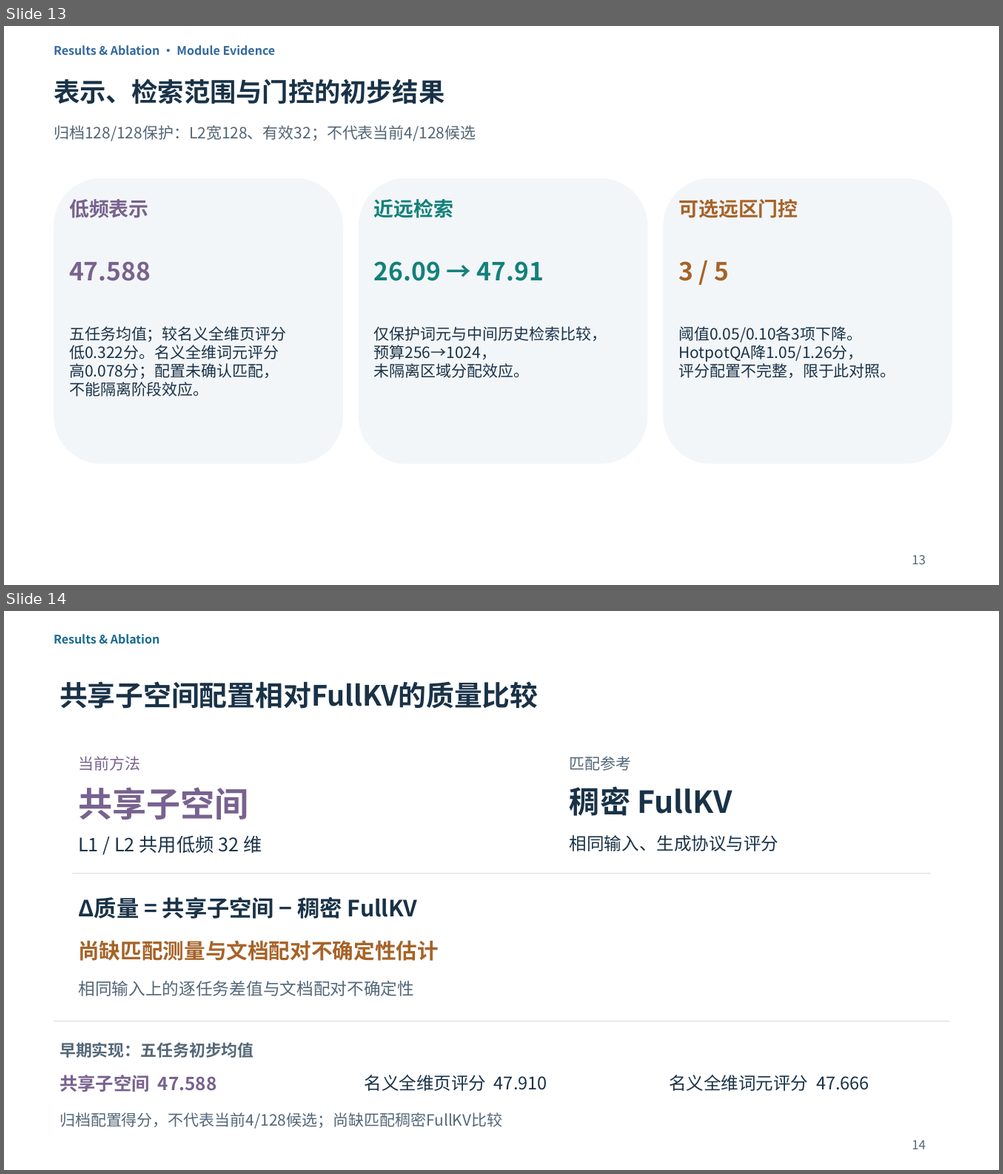
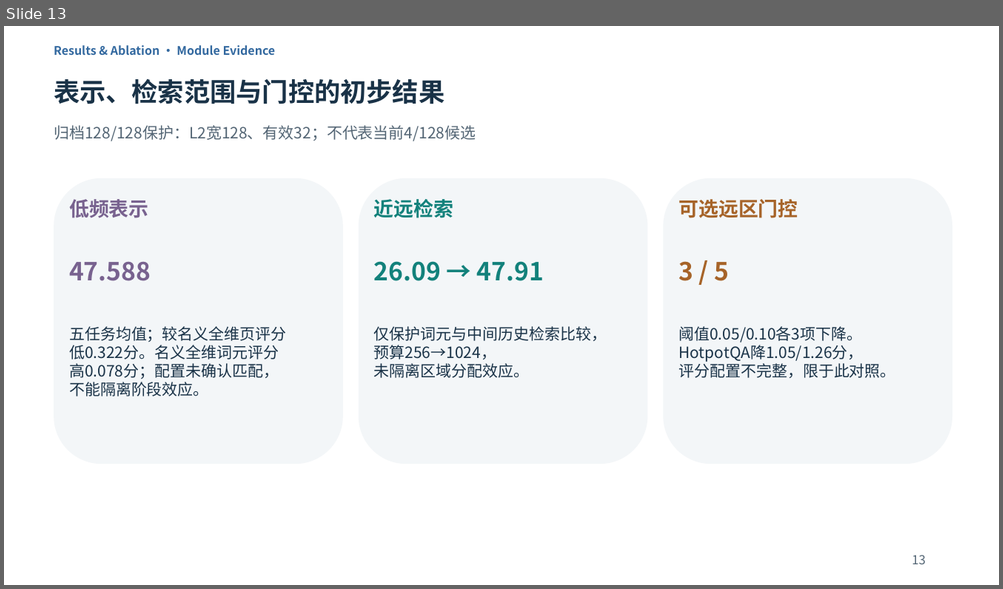
Before and after one commit to Chosen-David/two-level-attention, a slide deck: agent_doc/advice/dac_manuscript/presentation/TwoLevel_UserEdited_20261014.pptx. Shown one above the other, each under a label of ours: slides 13 and 14 before the commit, slide 13 after it. The pictures are 1003x1174 and 1003x589 pixels, drawn with LibreOffice and Linux fonts; fonts in the diff are those of the drawing. Boxes give left, top, right and bottom in pixels: in the first picture for what was removed or moved away, otherwise in the second. Text is boxed around its words. In the diff, an @@ line names an element or a change of style, - is before the commit and + after.

```diff
--- a/agent_doc/advice/dac_manuscript/presentation/TwoLevel_UserEdited_20261014.pptx
+++ b/agent_doc/advice/dac_manuscript/presentation/TwoLevel_UserEdited_20261014.pptx
@@ slide 14 removed at (x1=4, y1=611, x2=999, y2=1170), background #FFFFFF @@
@@ text removed at (x1=54, y1=634, x2=160, y2=644) @@
-Results & Ablation
@@ text removed at (x1=60, y1=681, x2=538, y2=709) @@
-共享子空间配置相对FullKV的质量比较
@@ text removed at (x1=78, y1=756, x2=140, y2=771) @@
-当前方法
@@ text removed at (x1=569, y1=756, x2=632, y2=771) @@
-匹配参考
@@ text removed at (x1=78, y1=787, x2=249, y2=820) @@
-共享子空间
@@ text removed at (x1=569, y1=786, x2=732, y2=816) @@
-稠密 FullKV
@@ text removed at (x1=78, y1=835, x2=262, y2=853) @@
-L1 / L2 共用低频 32 维
@@ text removed at (x1=569, y1=835, x2=778, y2=851) @@
-相同输入、生成协议与评分
@@ rectangle removed at (x1=73, y1=874, x2=930, y2=874) @@
@@ text removed at (x1=78, y1=897, x2=417, y2=919) @@
-Δ质量 = 共享子空间 − 稠密 FullKV
@@ text removed at (x1=78, y1=940, x2=438, y2=961) @@
-尚缺匹配测量与文档配对不确定性估计
@@ text removed at (x1=78, y1=981, x2=414, y2=997) @@
-相同输入上的逐任务差值与文档配对不确定性
@@ rectangle removed at (x1=54, y1=1022, x2=948, y2=1022) @@
@@ text removed at (x1=60, y1=1042, x2=254, y2=1058) @@
-早期实现：五任务初步均值
@@ text removed at (x1=60, y1=1075, x2=217, y2=1092) @@
-共享子空间 47.588
@@ text removed at (x1=364, y1=1075, x2=547, y2=1091) @@
-名义全维页评分 47.910
@@ text removed at (x1=669, y1=1075, x2=869, y2=1091) @@
-名义全维词元评分 47.666
@@ text removed at (x1=60, y1=1113, x2=502, y2=1129) @@
-归档配置得分，不代表当前4/128候选；尚缺匹配稠密FullKV比较
@@ text removed at (x1=911, y1=1140, x2=925, y2=1150) @@
-14
```
Also in this commit, not shown: 1 slide changed, 2 slides added, 1 other slide removed, 45 other files.
